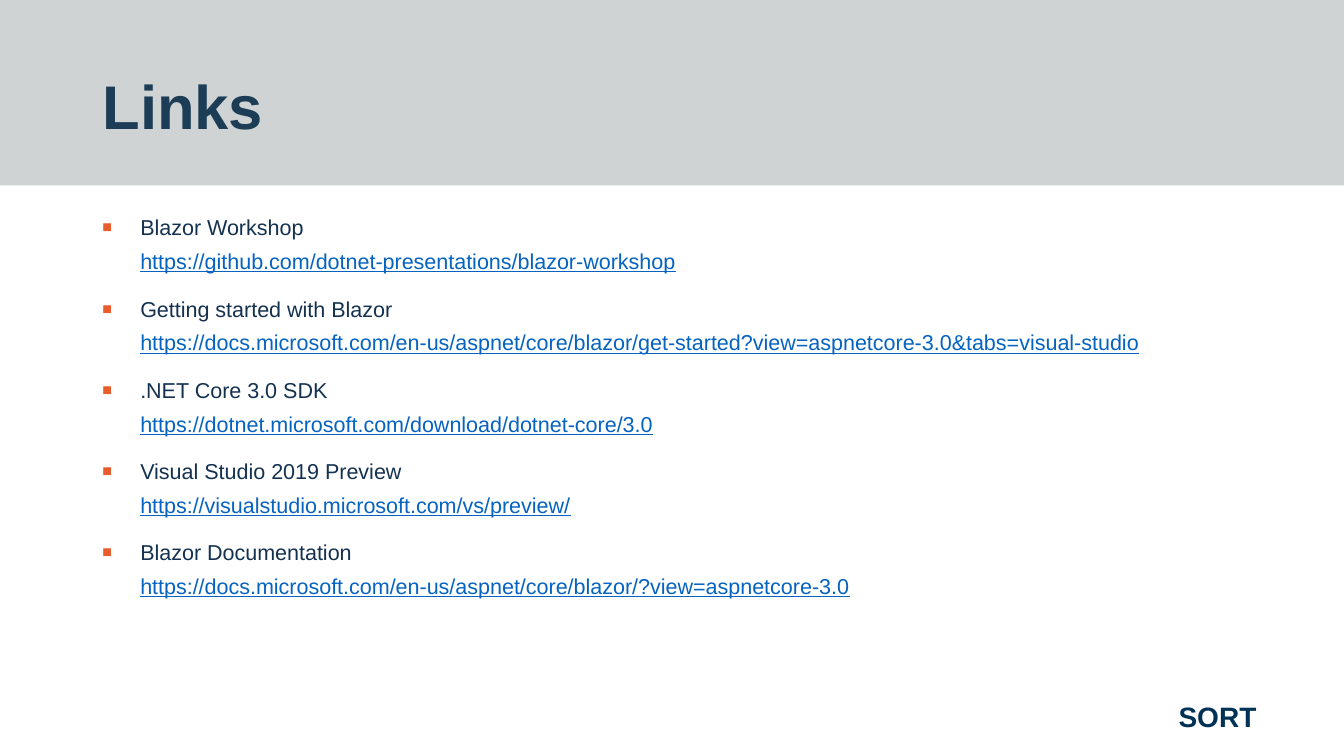
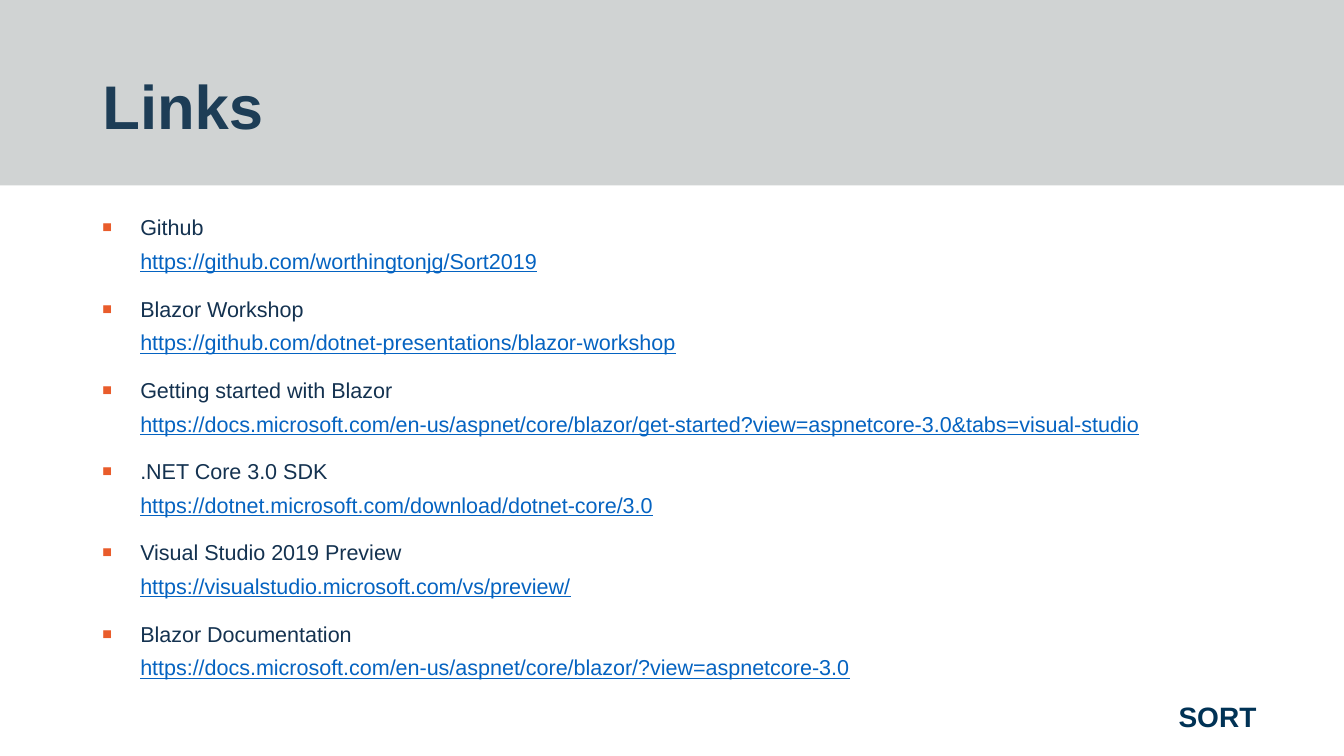
Before and after one commit to worthingtonjg/Sort2019, a slide deck: slide 17 of Blazor/Final - Blazor - Sort 2019 - Jon Worthington.pptx. Drawn at 1344x756 pixels with LibreOffice and Linux fonts; fonts in the diff are those of the drawing; background and template pictures are left out. Boxes give left, top, right and bottom in pixels: in the first picture for what was removed or moved away, otherwise in the second. Text is boxed around its words. In the diff, an @@ line names an element or a change of style, - is before the commit and + after.

```diff
--- a/Blazor/Final - Blazor - Sort 2019 - Jon Worthington.pptx
+++ b/Blazor/Final - Blazor - Sort 2019 - Jon Worthington.pptx
@@ text at (140, 219, 536, 274): paragraph added @@
+■ Github
+  https://github.com/worthingtonjg/Sort2019
```
Also in this commit, not shown: 1 other file.
